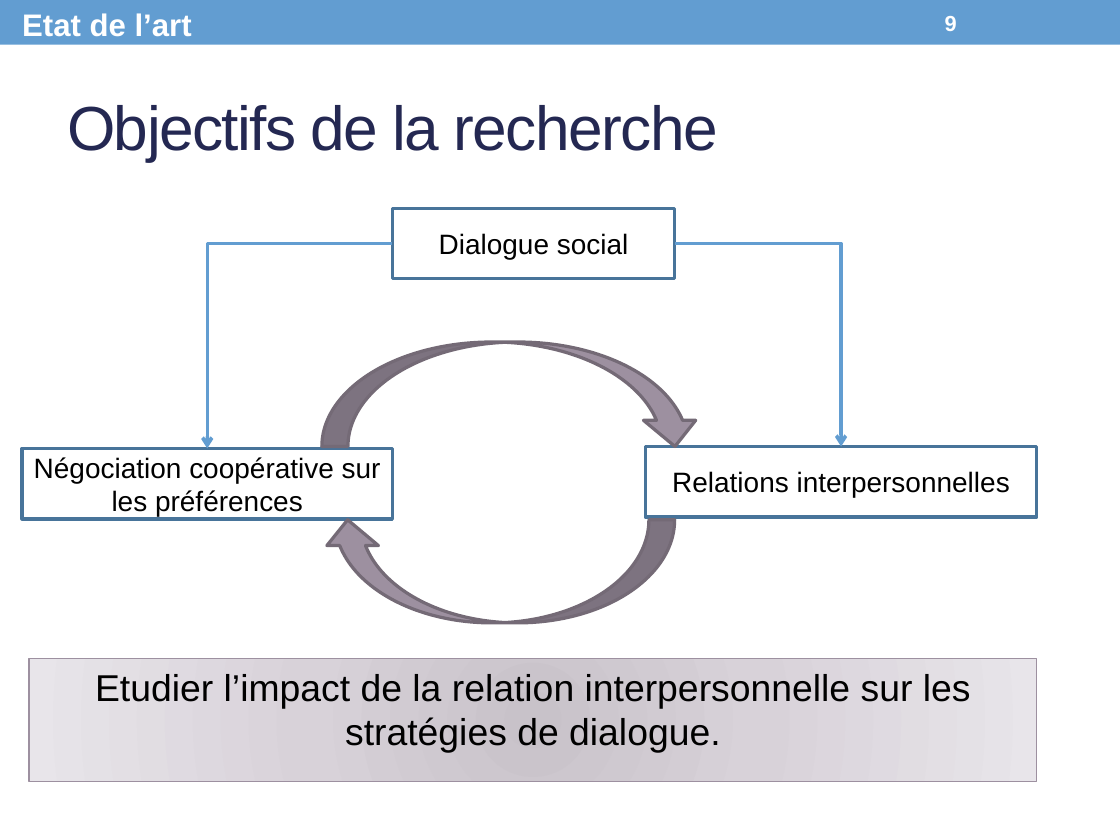
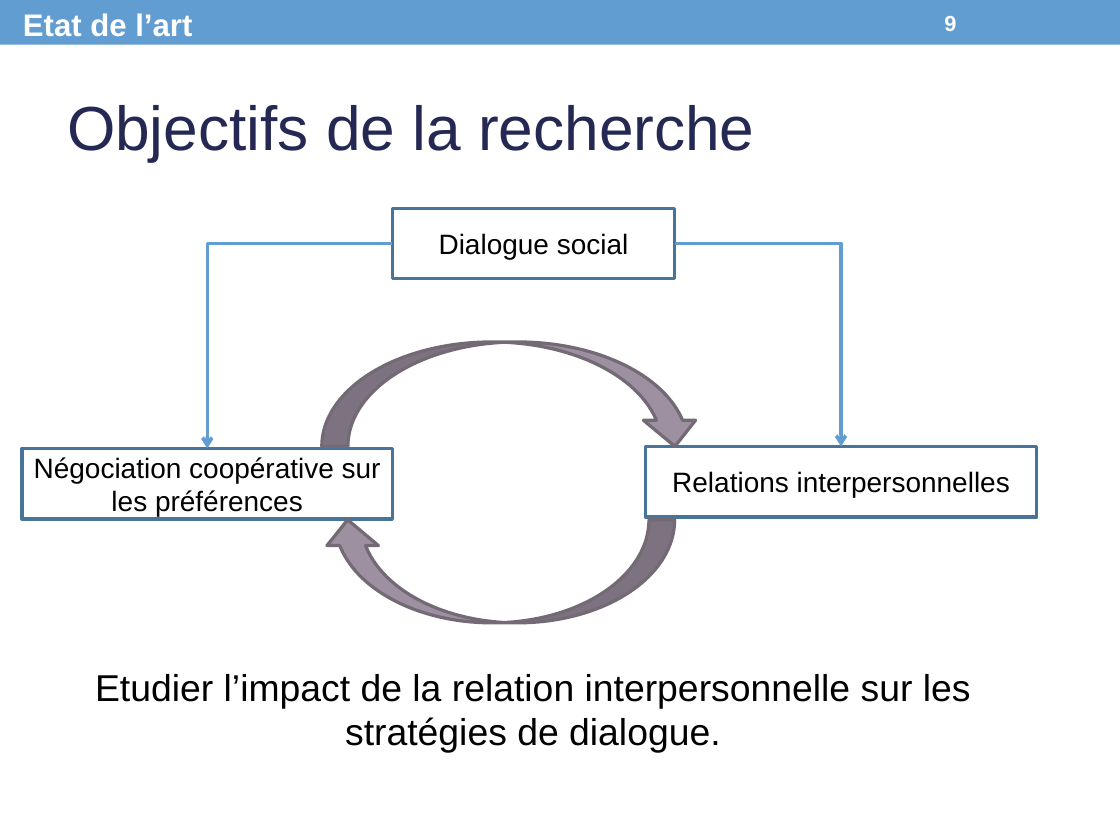
Before and after one commit to Olydia/Discolog, a slide deck: slide 9 of papers/Presentations/CPU_Presentation.pptx. Drawn at 1120x840 pixels with LibreOffice and Linux fonts; fonts in the diff are those of the drawing. Boxes give left, top, right and bottom in pixels: in the first picture for what was removed or moved away, otherwise in the second. Text is boxed around its words. In the diff, an @@ line names an element or a change of style, - is before the commit and + after.

```diff
--- a/papers/Presentations/CPU_Presentation.pptx
+++ b/papers/Presentations/CPU_Presentation.pptx
@@ text "Objectifs de la recherche" at box(67, 105, 754, 162): letter spacing -1 to 0 pt @@
@@ text "Etudier l’impact de la relation ...": place and size @@
-text "Etudier l’impact de la relation ..." at box(29, 659, 1037, 782)
+text "Etudier l’impact de la relation ..." at box(95, 674, 971, 753)
@@ text "Etudier l’impact de la relation ..." at box(95, 674, 971, 753): less space between paragraphs; fill gradient #C8C3CA to #D8D2D9 to #E9E6EA to none; outline #9D90A0 0.75 pt to none @@
```
Also in this commit, not shown: 28 other slides changed, 4 other files.
